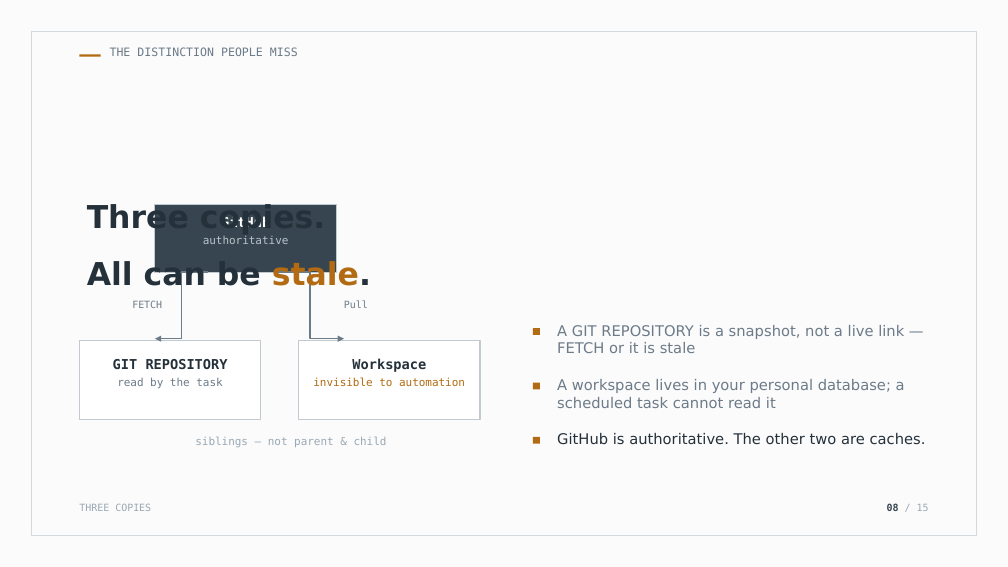
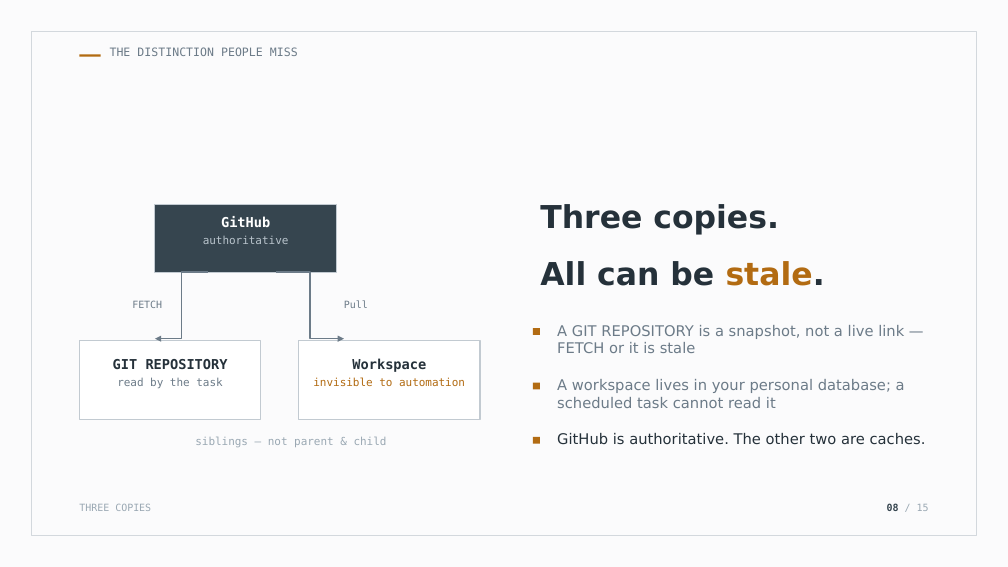
Before and after one commit to Codefordataengg/DMC_PBI, a slide deck: slide 8 of docs/DCM_Presentation.pptx. Drawn at 1008x567 pixels with LibreOffice and Linux fonts; fonts in the diff are those of the drawing. Boxes give left, top, right and bottom in pixels: in the first picture for what was removed or moved away, otherwise in the second. Text is boxed around its words. In the diff, an @@ line names an element or a change of style, - is before the commit and + after.

```diff
--- a/docs/DCM_Presentation.pptx
+++ b/docs/DCM_Presentation.pptx
@@ text "Three copies.": place and size @@
-text "Three copies." at (87,202,326,235)
+text "Three copies." at (540,204,779,235)
@@ text "All can be stale." rewrapped from (87,259,371,292) to (540,261,825,286) @@
```
Also in this commit, not shown: 2 other slides changed, 2 other files.
